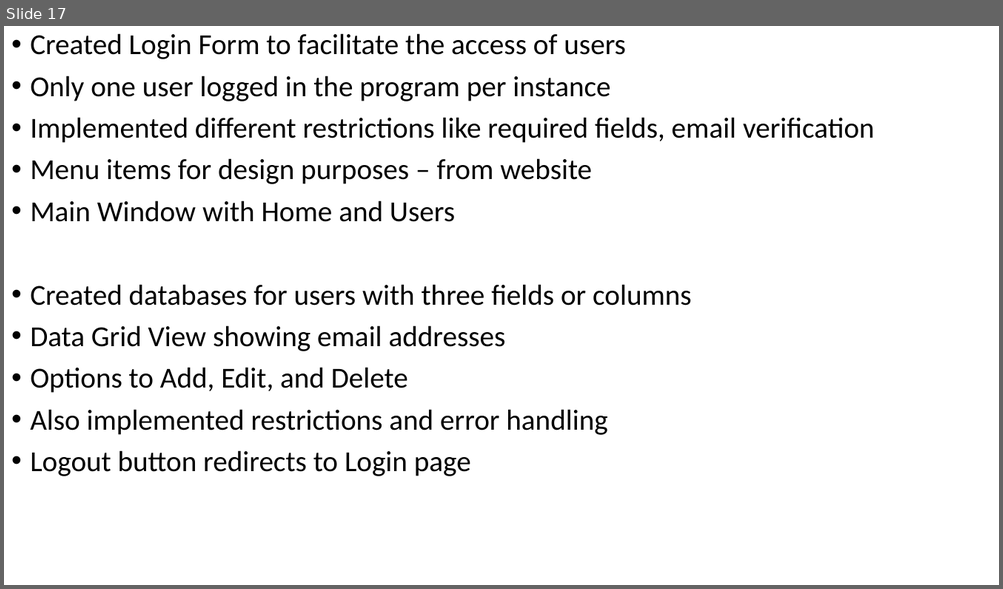
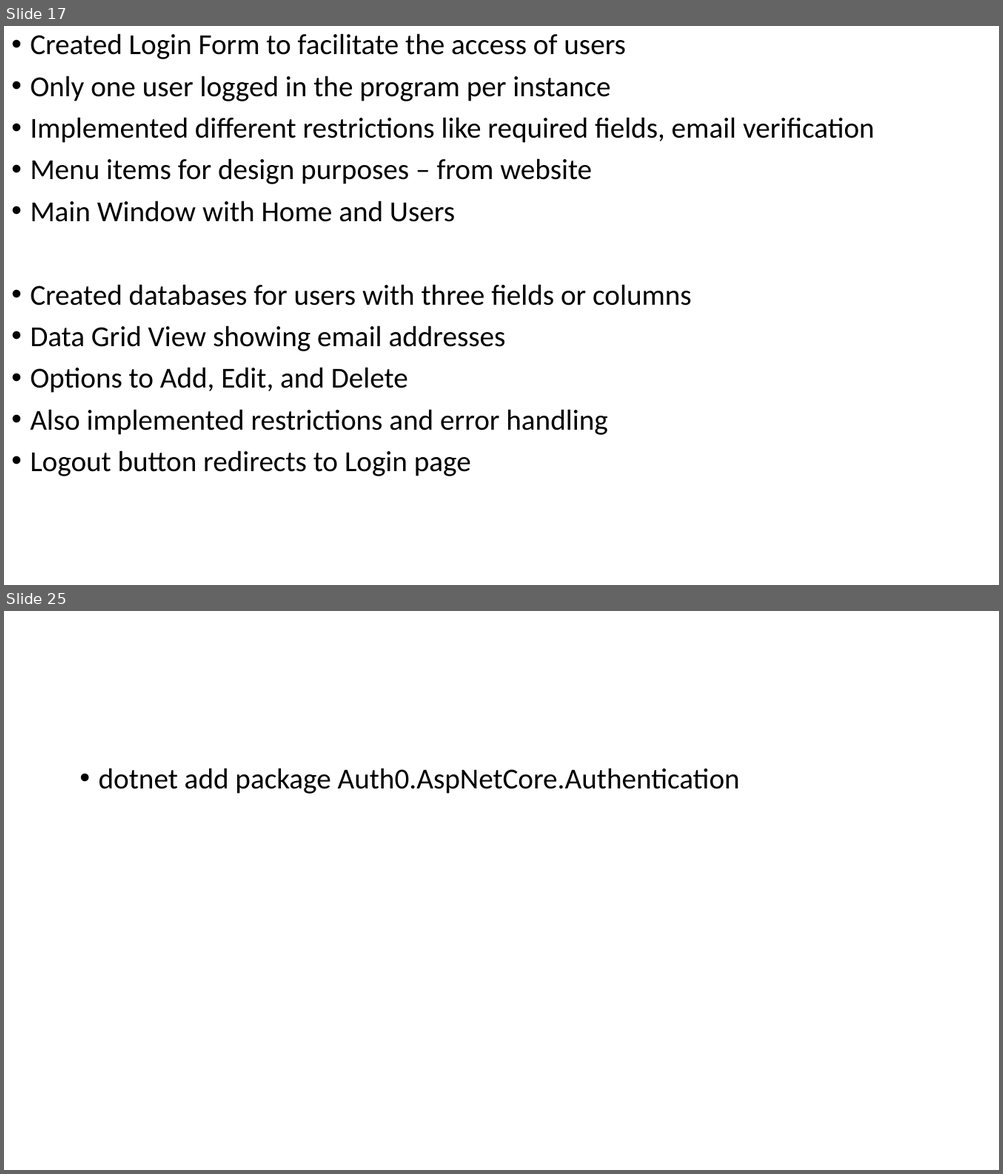
Before and after one commit to benicastro/internship-software-engineer, a slide deck: Serving Intel.pptx. Shown one above the other, each under a label of ours: slide 17 before the commit, slides 17 and 25 after it; the slides between them are not shown. The pictures are 1003x589 and 1003x1174 pixels, drawn with LibreOffice and Linux fonts; fonts in the diff are those of the drawing. Boxes give left, top, right and bottom in pixels: in the first picture for what was removed or moved away, otherwise in the second. Text is boxed around its words. In the diff, an @@ line names an element or a change of style, - is before the commit and + after.

```diff
--- a/Serving Intel.pptx
+++ b/Serving Intel.pptx
@@ slide 25 added at (4, 611, 999, 1170), background #FFFFFF @@
@@ text added at (99, 768, 740, 794), 28 pt, text #000000 @@
+• dotnet add package Auth0.AspNetCore.Authentication
```
Also in this commit, not shown: 2 slides changed, 7 other slides added, 1 slide removed, 19 other files.
